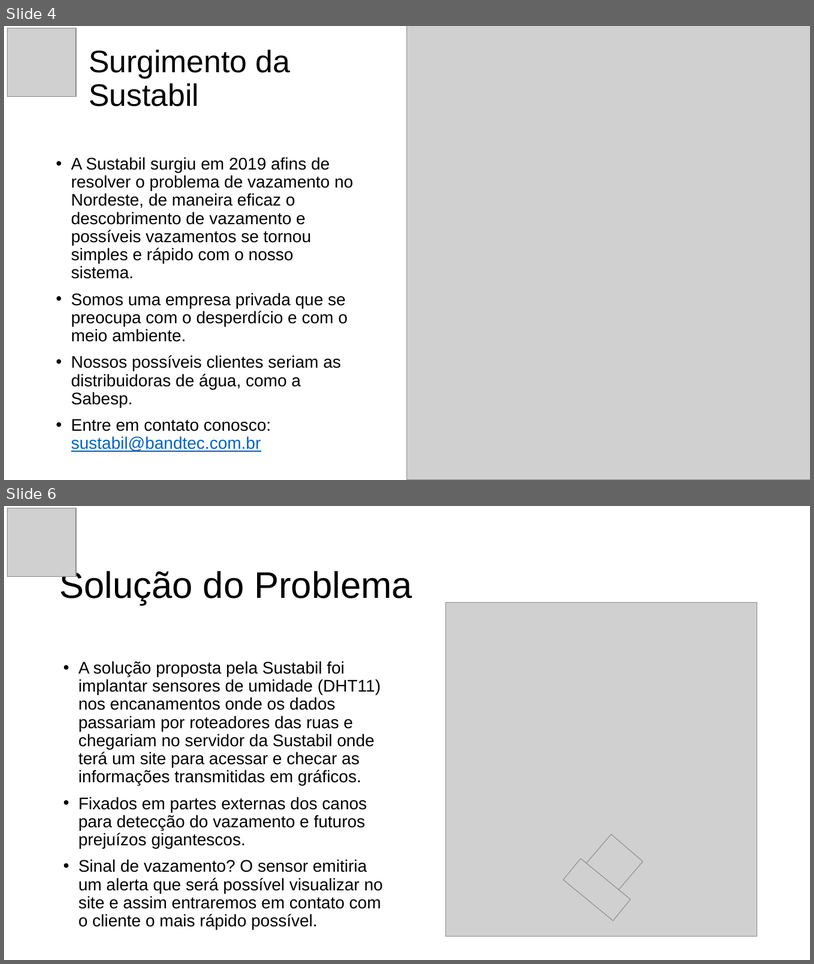
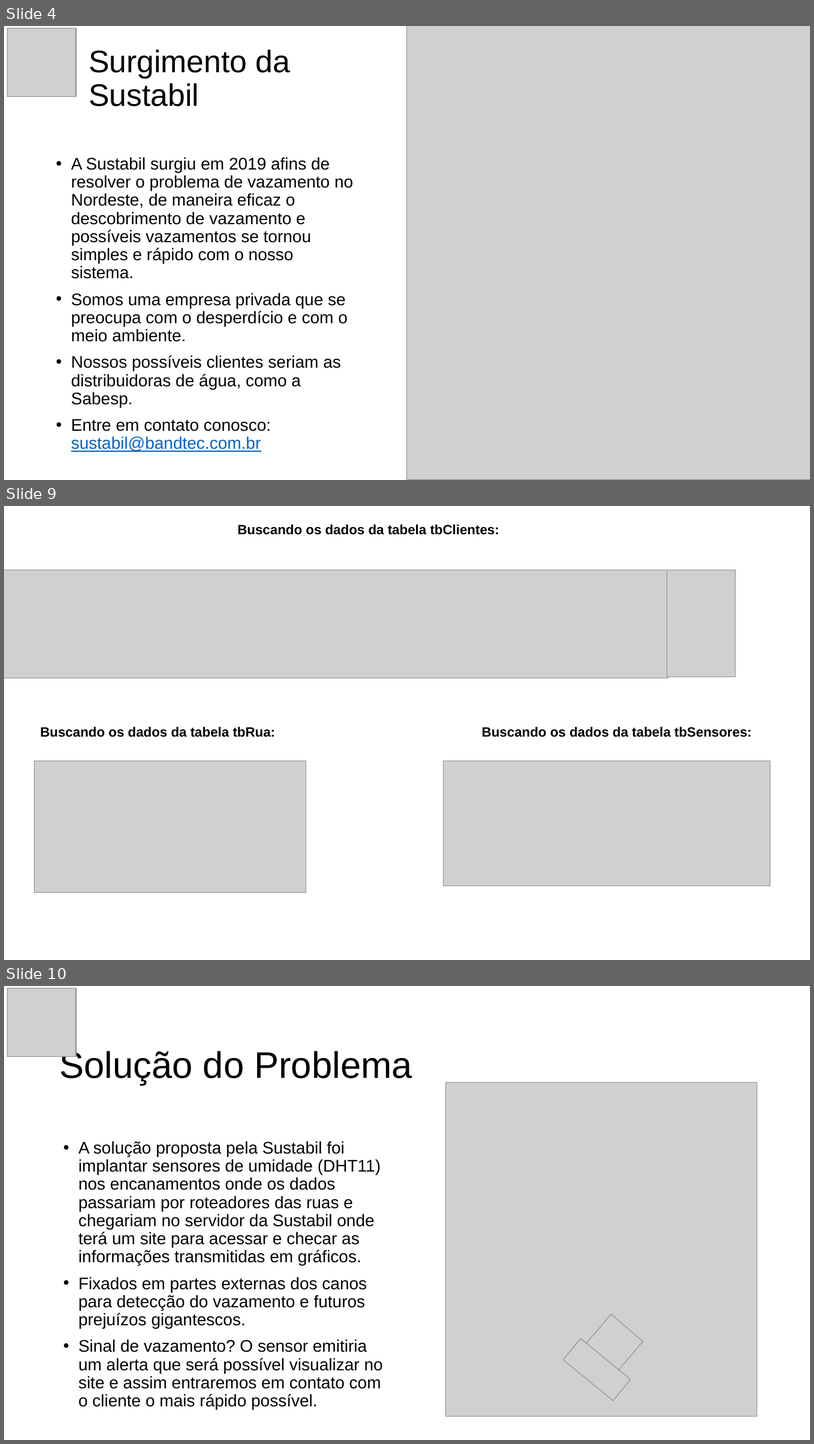
Before and after one commit to franklin-silva41/PROJETO-SENSOR-DE-UMIDADE, a slide deck: SUSTABIL - Apresentação didatico.pptx. Shown one above the other, each under a label of ours: slides 4 and 6 before the commit, slides 4, 9 and 10 after it; the slides between them are not shown. The pictures are 814x964 and 814x1444 pixels, drawn with LibreOffice and Linux fonts; fonts in the diff are those of the drawing; grey boxes stand for pictures; background and template pictures are left out. Boxes give left, top, right and bottom in pixels: in the first picture for what was removed or moved away, otherwise in the second. Text is boxed around its words. In the diff, an @@ line names an element or a change of style, - is before the commit and + after.

```diff
--- a/SUSTABIL - Apresentação didatico.pptx
+++ b/SUSTABIL - Apresentação didatico.pptx
@@ slide 9 added at <box>4,506,810,960</box>, background #FFFFFF @@
@@ text added at <box>237,524,500,535</box>, 16 pt, text #000000, bold @@
+Buscando os dados da tabela tbClientes:
@@ picture added at <box>4,570,669,678</box> @@
@@ picture added at <box>668,570,736,676</box> @@
@@ text added at <box>40,726,276,737</box>, 16 pt, text #000000, bold @@
+Buscando os dados da tabela tbRua:
@@ text added at <box>482,726,752,737</box>, 16 pt, text #000000, bold @@
+Buscando os dados da tabela tbSensores:
@@ picture added at <box>34,760,306,892</box> @@
@@ picture added at <box>444,760,771,885</box> @@
@@ what was slide 6 is now slide 10 @@
```
Also in this commit, not shown: 4 other slides added, 1 slide removed, 1 other file.
